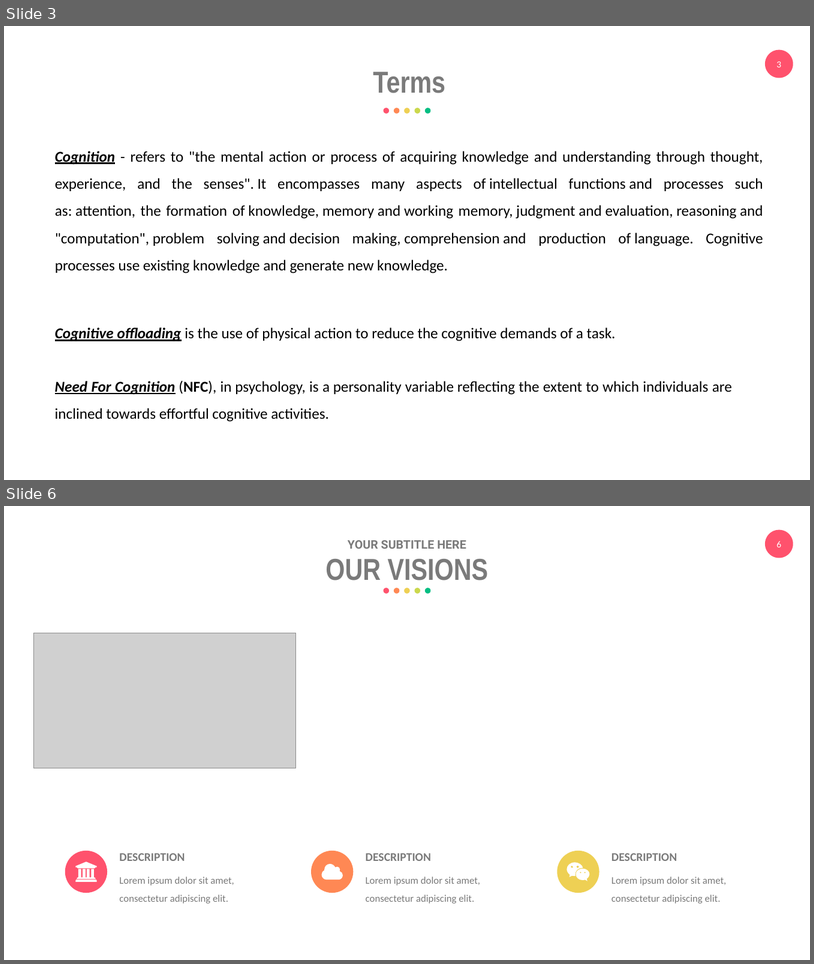
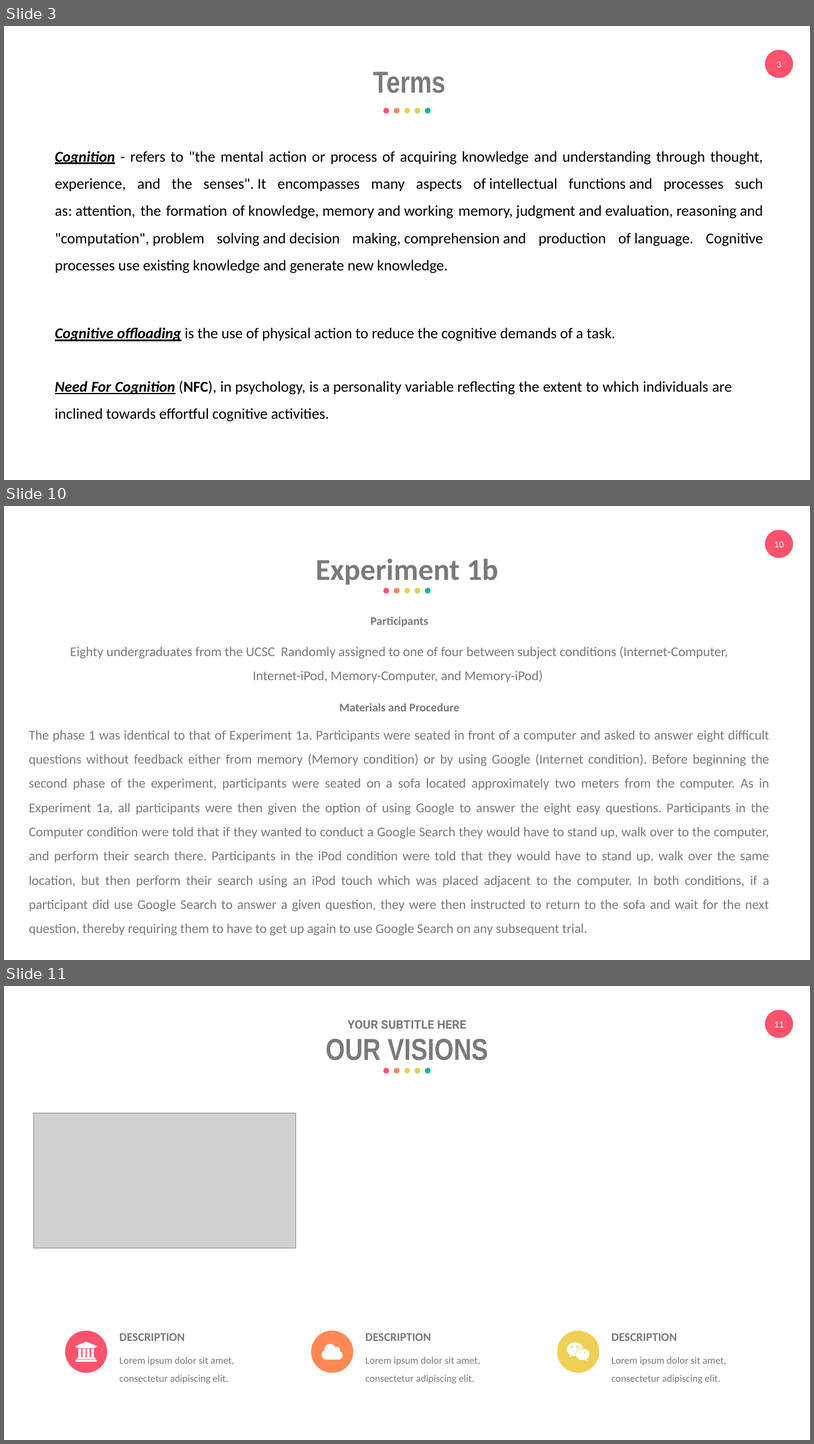
Before and after one commit to eemintz/ResearchML, a slide deck: PresentationEliyahuMintz.pptx. Shown one above the other, each under a label of ours: slides 3 and 6 before the commit, slides 3, 10 and 11 after it; the slides between them are not shown. The pictures are 814x964 and 814x1444 pixels, drawn with LibreOffice and Linux fonts; fonts in the diff are those of the drawing; grey boxes stand for pictures. Boxes give left, top, right and bottom in pixels: in the first picture for what was removed or moved away, otherwise in the second. Text is boxed around its words. In the diff, an @@ line names an element or a change of style, - is before the commit and + after.

```diff
--- a/PresentationEliyahuMintz.pptx
+++ b/PresentationEliyahuMintz.pptx
@@ slide 10 added at [4,506,810,960], background #FFFFFF; not listed: 2 template elements that a slide beside it also shows @@
@@ text added at [316,558,499,585], 36 pt, text #7A7A7A, bold @@
+Experiment 1b
@@ group added at [384,588,431,594]: 5 ellipses @@
@@ text added at [371,616,428,627], 14 pt, text #7A7A7A, bold @@
+Participants
@@ text added at [70,646,728,682], 16 pt, text #7A7A7A @@
+Eighty undergraduates from the UCSC Randomly assigned to one of four between subject conditions (Internet-Computer, Internet-iPod, Memory-Computer, and Memory-iPod)
@@ text added at [339,703,460,711], 14 pt, text #7A7A7A, bold @@
+Materials and Procedure
@@ text added at [29,730,770,935], 16 pt, text #7A7A7A @@
+The phase 1 was identical to that of Experiment 1a. Participants were seated in front of a computer and asked to answer eight difficult questions without feedback either from memory (Memory condition) or by using Google (Internet condition). Before beginning the second phase of the experiment, participants were seated on a sofa located approximately two meters from the computer. As in Experiment 1a, all participants were then given the option of using Google to answer the eight easy questions. Participants in the Computer condition were told that if they wanted to conduct a Google Search they would have to stand up, walk over to the computer, and perform their search there. Participants in the iPod condition were told that they would have to stand up, walk over the same location, but then perform their search using an iPod touch which was placed adjacent to the computer. In both conditions, if a participant did use Google Search to answer a given question, they were then instructed to return to the sofa and wait for the next question, thereby requiring them to have to get up again to use Google Search on any subsequent trial.
@@ what was slide 6 is now slide 11 @@
@@ page number at [774,1021,784,1027]: text changed @@
-6
+11
```
Also in this commit, not shown: 4 slides changed, 6 other slides added, 4 slides removed.
